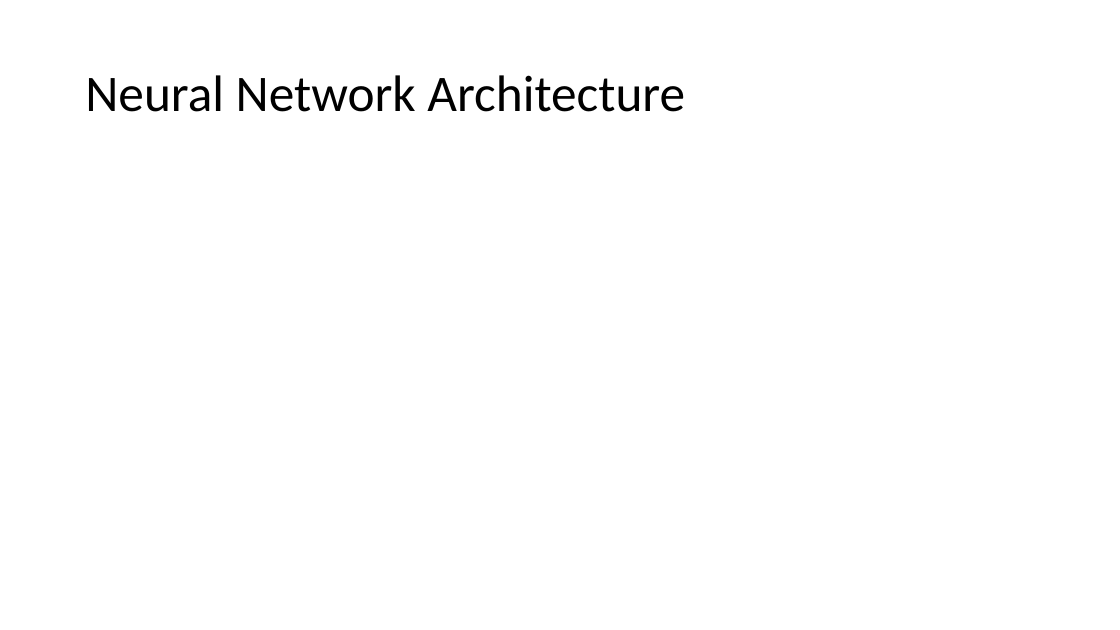
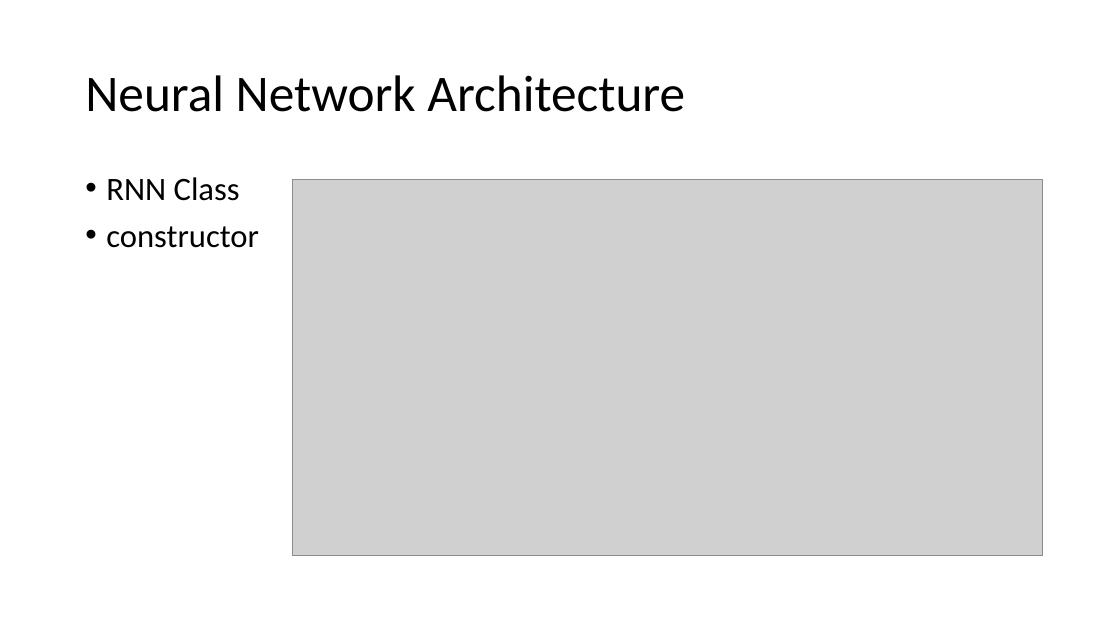
Before and after one commit to binit92/INSE-6421, a slide deck: slide 24 of Presentation.pptx (slide 22 before the commit). Drawn at 1120x630 pixels with LibreOffice and Linux fonts; fonts in the diff are those of the drawing; grey boxes stand for pictures. Boxes give left, top, right and bottom in pixels: in the first picture for what was removed or moved away, otherwise in the second. Text is boxed around its words. In the diff, an @@ line names an element or a change of style, - is before the commit and + after.

```diff
--- a/Presentation.pptx
+++ b/Presentation.pptx
@@ text added at [106, 177, 259, 248], 28 pt, text #000000 @@
+• RNN Class
+• constructor
@@ picture added at [292, 180, 1043, 556] @@
```
Also in this commit, not shown: 7 other slides changed, 9 slides added, 1 slide removed.
